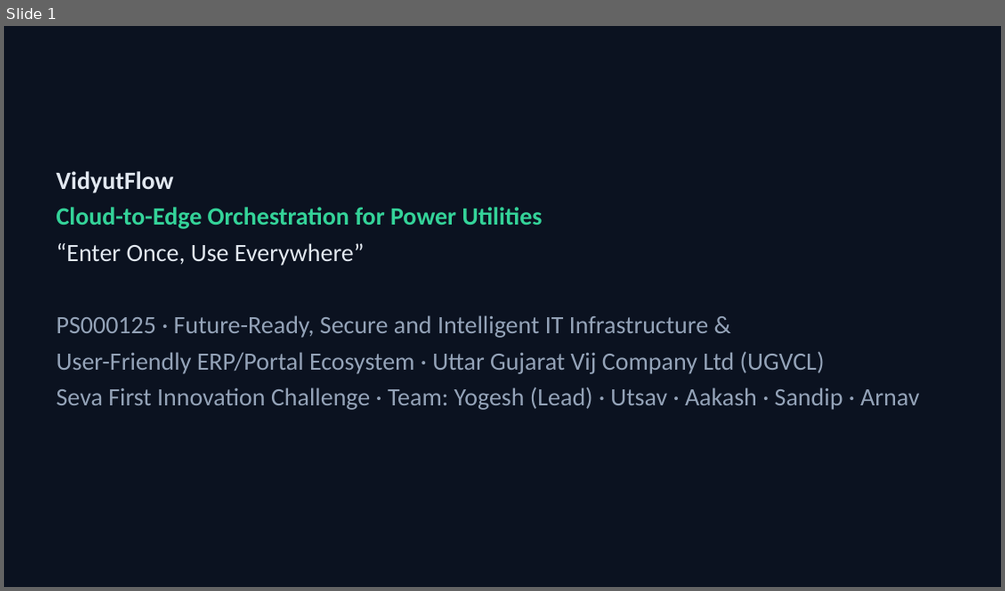
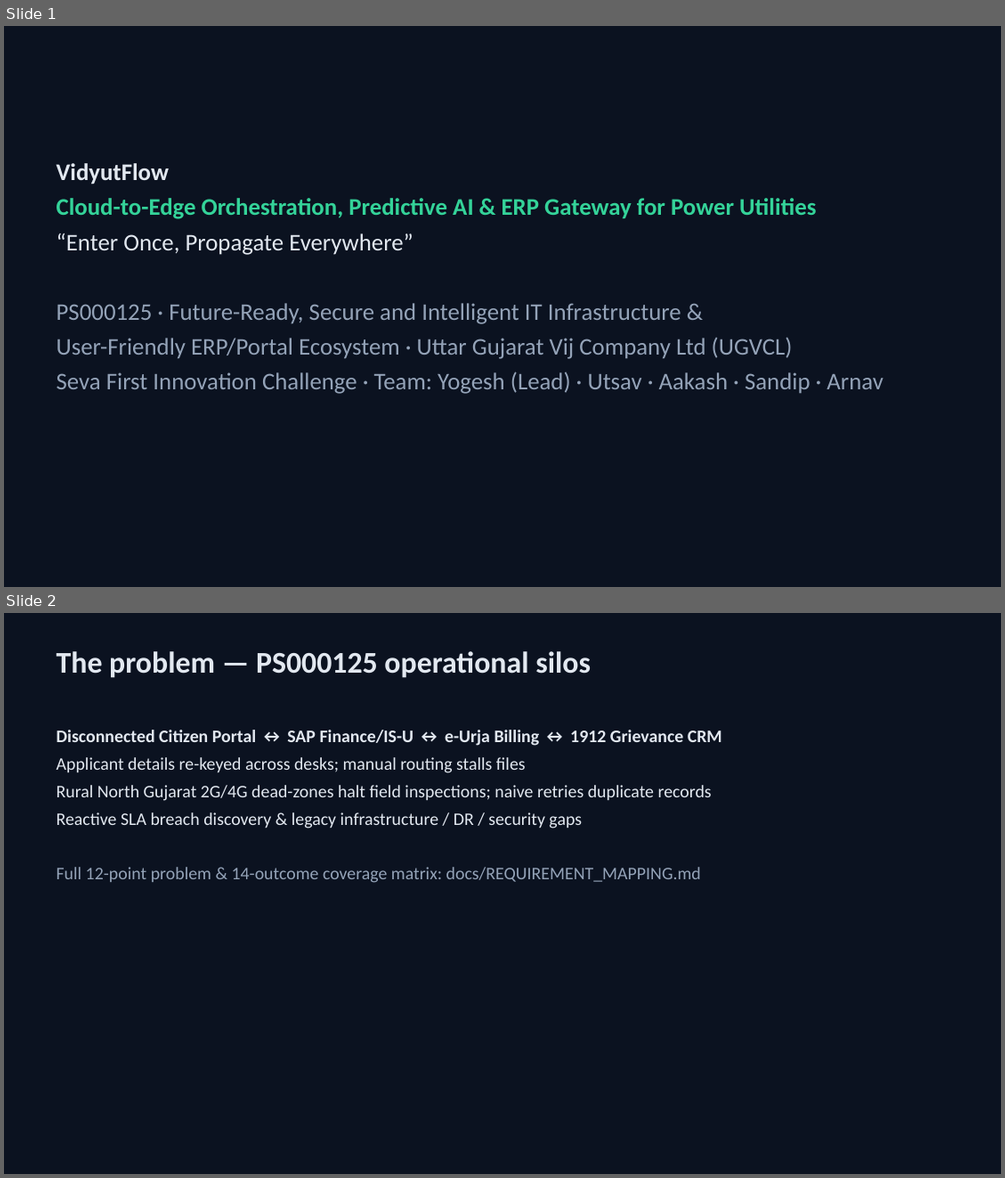
Before and after one commit to Yogeshsingh123-LAB/VidyutFlow, a slide deck: docs/deck/VidyutFlow_PS000125.pptx. Shown one above the other, each under a label of ours: slide 1 before the commit, slides 1 and 2 after it. The pictures are 1005x591 and 1005x1178 pixels, drawn with LibreOffice and Linux fonts; fonts in the diff are those of the drawing. Boxes give left, top, right and bottom in pixels: in the first picture for what was removed or moved away, otherwise in the second. Text is boxed around its words. In the diff, an @@ line names an element or a change of style, - is before the commit and + after.

```diff
--- a/docs/deck/VidyutFlow_PS000125.pptx
+++ b/docs/deck/VidyutFlow_PS000125.pptx
@@ slide 2 added at <box>4,613,1001,1174</box>, background #0B1220 @@
@@ text added at <box>57,651,591,678</box>, 29 pt, text #E2E8F0, bold @@
+The problem — PS000125 operational silos
@@ text added at <box>57,730,722,883</box>, 17 pt, text #E2E8F0 @@
+Disconnected Citizen Portal ↔ SAP Finance/IS-U ↔ e-Urja Billing ↔ 1912 Grievance CRM
+Applicant details re-keyed across desks; manual routing stalls files
+Rural North Gujarat 2G/4G dead-zones halt field inspections; naive retries duplicate records
+Reactive SLA breach discovery & legacy infrastructure / DR / security gaps
+Full 12-point problem & 14-outcome coverage matrix: docs/REQUIREMENT_MAPPING.md
@@ slide 1 changed as well @@
@@ text "VidyutFlow": place and size @@
-text "VidyutFlow" at <box>57,171,919,410</box>
+text "VidyutFlow" at <box>57,163,882,394</box>
@@ text at <box>57,163,882,394</box>: size 24 to 23 pt in "VidyutFlow", "PS000125 · Future-Ready, Secure and Intelligent IT ...", "User-Friendly ERP/Portal Ecosystem · Uttar Gujarat Vij ...", "Seva First Innovation Challenge · Team: Yogesh ..." @@
@@ text at <box>57,198,816,255</box>: text changed; size 24 to 23 pt @@
-Cloud-to-Edge Orchestration for Power Utilities
-“Enter Once, Use Everywhere”
+Cloud-to-Edge Orchestration, Predictive AI & ERP Gateway for Power Utilities
+“Enter Once, Propagate Everywhere”
```
Also in this commit, not shown: 10 other slides added, 11 slides removed, 24 other files.
